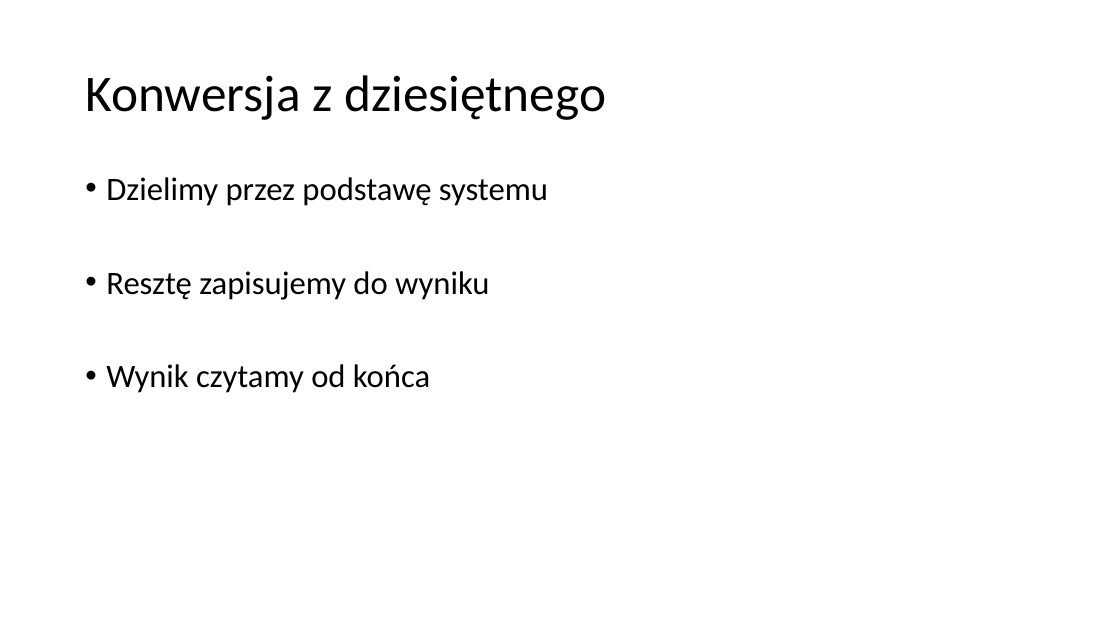
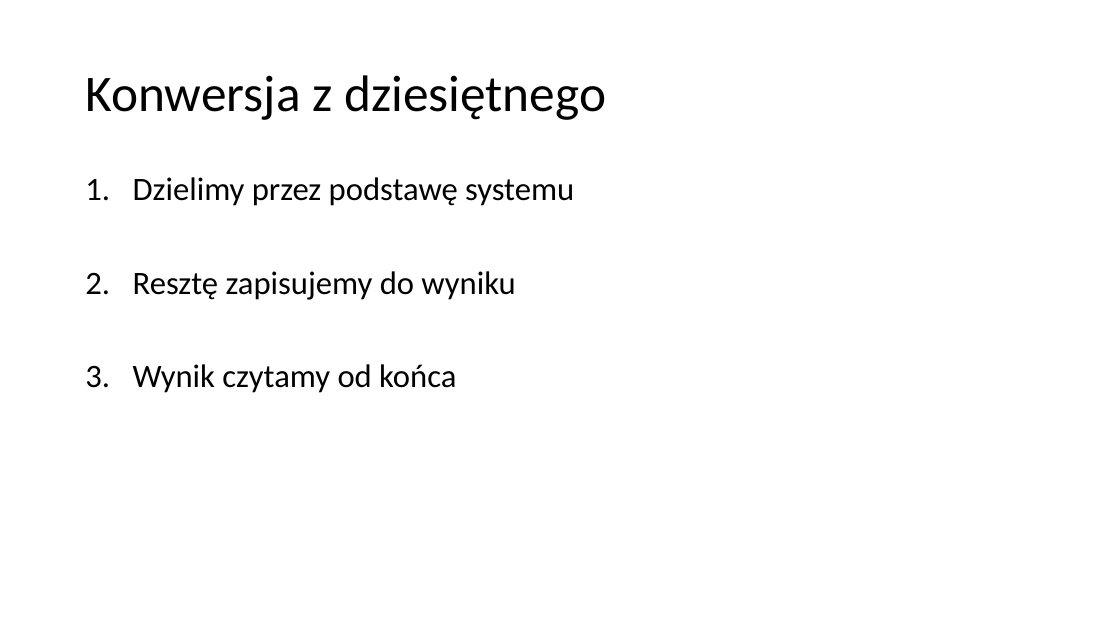
Before and after one commit to blackbat13/cs-lut, a slide deck: slide 4 of Systemy liczbowe/Systemy liczbowe.pptx (slide 3 before the commit). Drawn at 1120x630 pixels with LibreOffice and Linux fonts; fonts in the diff are those of the drawing. Boxes give left, top, right and bottom in pixels: in the first picture for what was removed or moved away, otherwise in the second. Text is boxed around its words. In the diff, an @@ line names an element or a change of style, - is before the commit and + after.

```diff
--- a/Systemy liczbowe/Systemy liczbowe.pptx
+++ b/Systemy liczbowe/Systemy liczbowe.pptx
@@ text "Dzielimy przez podstawę systemu" at bbox=[133, 177, 574, 393]: bullet • to 1. @@
```
Also in this commit, not shown: 6 other slides changed, 15 slides added.
